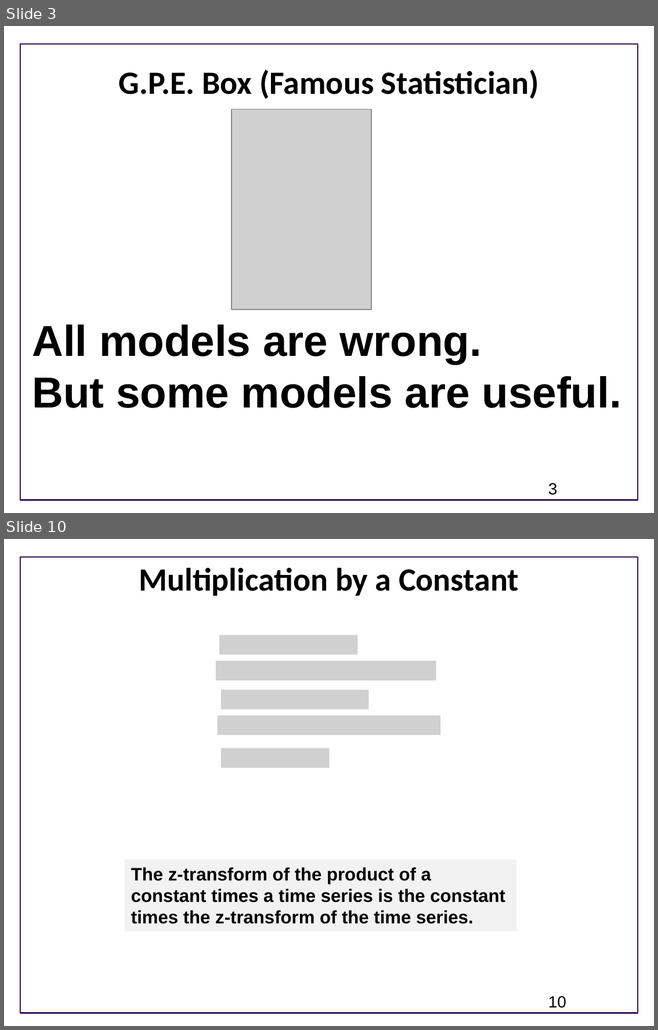
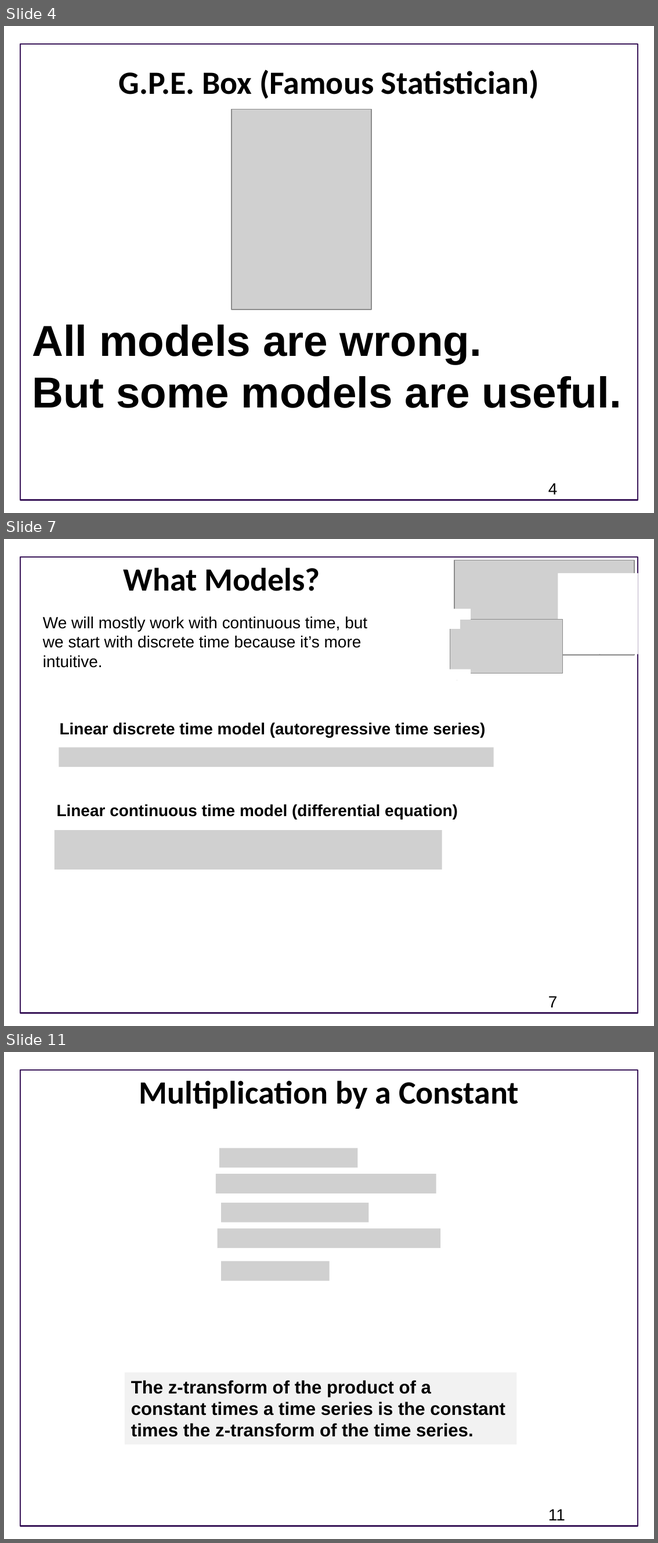
Before and after one commit to joseph-hellerstein/advanced-controls-lectures, a slide deck: lectures/lecture_09-linear_time_invariant_systems/linear_time_invariant_systems.pptx. Shown one above the other, each under a label of ours: slides 3 and 10 before the commit, slides 4, 7 and 11 after it; the slides between them are not shown. The pictures are 658x1030 and 658x1543 pixels, drawn with LibreOffice and Linux fonts; fonts in the diff are those of the drawing; grey boxes stand for pictures; background and template pictures are left out. Boxes give left, top, right and bottom in pixels: in the first picture for what was removed or moved away, otherwise in the second. Text is boxed around its words. In the diff, an @@ line names an element or a change of style, - is before the commit and + after.

```diff
--- a/lectures/lecture_09-linear_time_invariant_systems/linear_time_invariant_systems.pptx
+++ b/lectures/lecture_09-linear_time_invariant_systems/linear_time_invariant_systems.pptx
@@ slide 7 added at bbox=[4, 539, 654, 1026], background #FFFFFF; not listed: 1 template element that a slide beside it also shows @@
@@ title added at bbox=[123, 567, 320, 591], 36 pt, text #000000, bold @@
+What Models?
@@ text added at bbox=[43, 616, 367, 668], 18 pt, text #000000 @@
+We will mostly work with continuous time, but we start with discrete time because it’s more intuitive.
@@ group added at bbox=[434, 560, 638, 681]: 4 rectangles, 2 pictures @@
@@ text added at bbox=[60, 722, 485, 737], 18 pt, text #000000, bold @@
+Linear discrete time model (autoregressive time series)
@@ picture added at bbox=[59, 748, 493, 767] @@
@@ text added at bbox=[57, 804, 458, 819], 18 pt, text #000000, bold @@
+Linear continuous time model (differential equation)
@@ picture added at bbox=[54, 830, 441, 870] @@
@@ page number added at bbox=[548, 996, 557, 1008], 18 pt, text #000000 @@
+7
@@ what was slide 3 is now slide 4 @@
@@ page number at bbox=[548, 483, 557, 495]: text changed @@
-3
+4
@@ what was slide 10 is now slide 11 @@
@@ page number at bbox=[548, 1509, 565, 1521]: text changed @@
-10
+11
```
Also in this commit, not shown: 11 slides changed, 1 slide removed, 1 other file.
